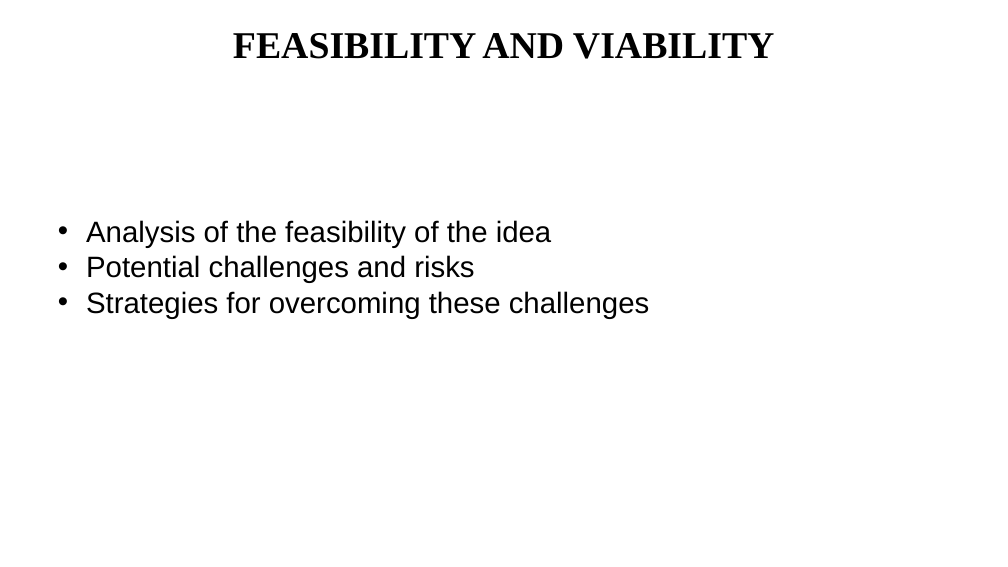
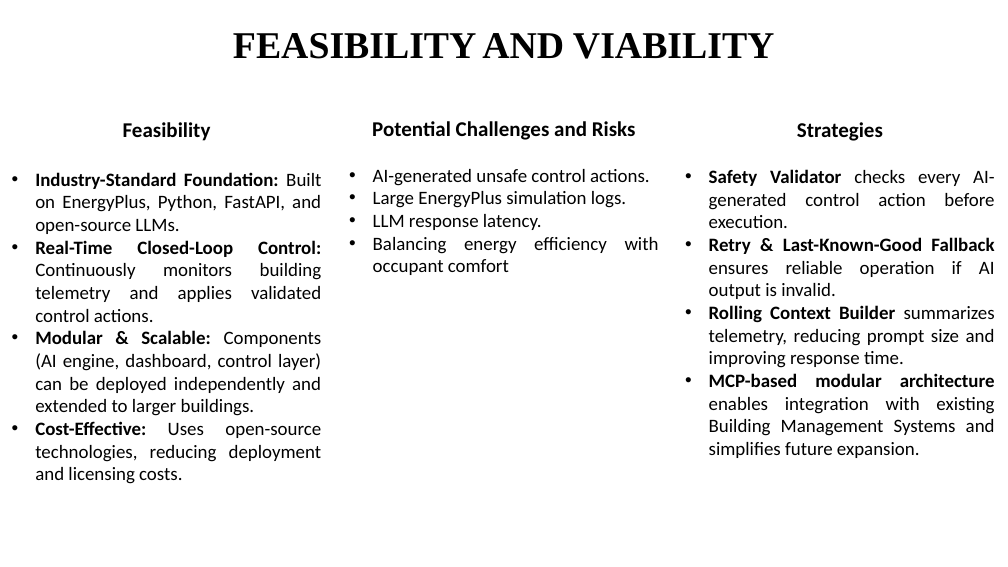
Before and after one commit to APEXPRE123207/Sentinel_BMS_AI, a slide deck: slide 4 of deliverables/SentinelAI_BMS_Presentation.pptx (slide 5 before the commit). Drawn at 1008x567 pixels with LibreOffice and Linux fonts; fonts in the diff are those of the drawing. Boxes give left, top, right and bottom in pixels: in the first picture for what was removed or moved away, otherwise in the second. Text is boxed around its words. In the diff, an @@ line names an element or a change of style, - is before the commit and + after.

```diff
--- a/deliverables/SentinelAI_BMS_Presentation.pptx
+++ b/deliverables/SentinelAI_BMS_Presentation.pptx
@@ text added at <box>35,122,322,484</box>, 18 pt, text #000000 @@
+Feasibility
+• Industry-Standard Foundation: Built on EnergyPlus, Python, FastAPI, and open-source LLMs.
+• Real-Time Closed-Loop Control: Continuously monitors building telemetry and applies validated control actions.
+• Modular & Scalable: Components (AI engine, dashboard, control layer) can be deployed independently and extended to larger buildings.
+• Cost-Effective: Uses open-source technologies, reducing deployment and licensing costs.
@@ text added at <box>372,121,659,275</box>, 18 pt, text #000000 @@
+Potential Challenges and Risks
+• AI-generated unsafe control actions.
+• Large EnergyPlus simulation logs.
+• LLM response latency.
+• Balancing energy efficiency with occupant comfort
@@ text added at <box>709,122,995,458</box>, 18 pt, text #000000 @@
+Strategies
+• Safety Validator checks every AI-generated control action before execution.
+• Retry & Last-Known-Good Fallback ensures reliable operation if AI output is invalid.
+• Rolling Context Builder summarizes telemetry, reducing prompt size and improving response time.
+• MCP-based modular architecture enables integration with existing Building Management Systems and simplifies future expansion.
@@ text removed at <box>86,220,649,319</box> @@
-• Analysis of the feasibility of the idea
-• Potential challenges and risks
-• Strategies for overcoming these challenges
```
Also in this commit, not shown: 2 other slides changed, 3 slides added, 4 slides removed, 13 other files.
